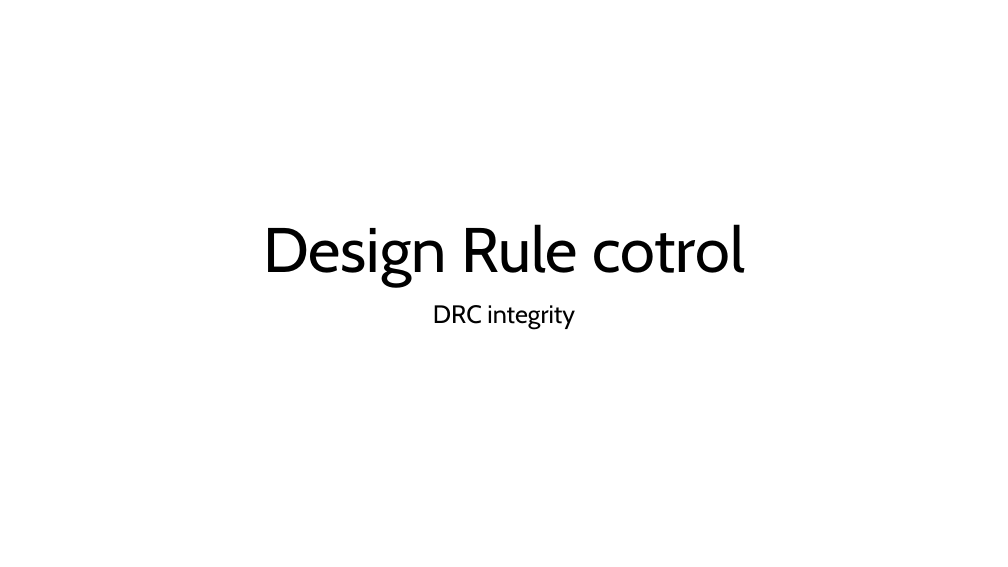
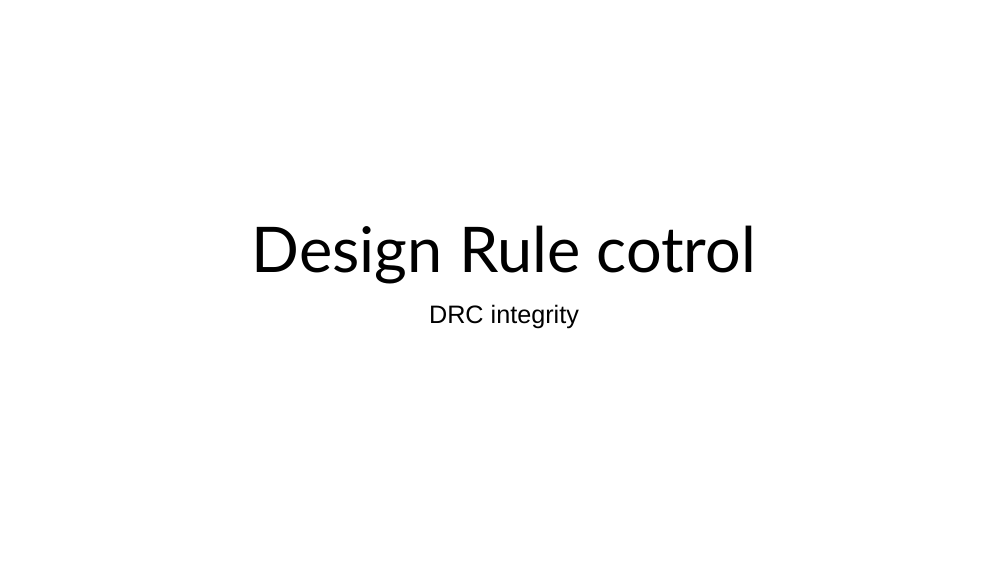
Before and after one commit to d-m-bailey/TR-1um, a slide deck: slide 11 of Document/TR-1um_DRC_summary.pptx. Drawn at 1008x567 pixels with LibreOffice and Linux fonts; fonts in the diff are those of the drawing. Boxes give left, top, right and bottom in pixels: in the first picture for what was removed or moved away, otherwise in the second. Text is boxed around its words. In the diff, an @@ line names an element or a change of style, - is before the commit and + after.

```diff
--- a/Document/TR-1um_DRC_summary.pptx
+++ b/Document/TR-1um_DRC_summary.pptx
@@ title "Design Rule cotrol" at bbox=[252, 225, 757, 284]: font Cabin to Lato @@
@@ subtitle "DRC integrity" at bbox=[429, 304, 579, 329]: font Cabin to Arial; less space between paragraphs @@
```
Also in this commit, not shown: 13 other slides changed, 7 other files.
